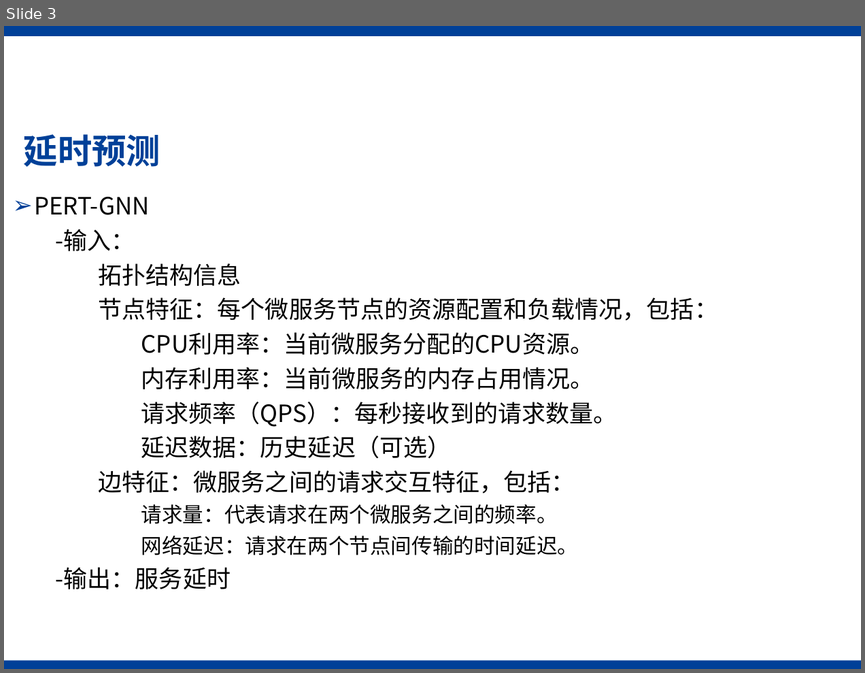
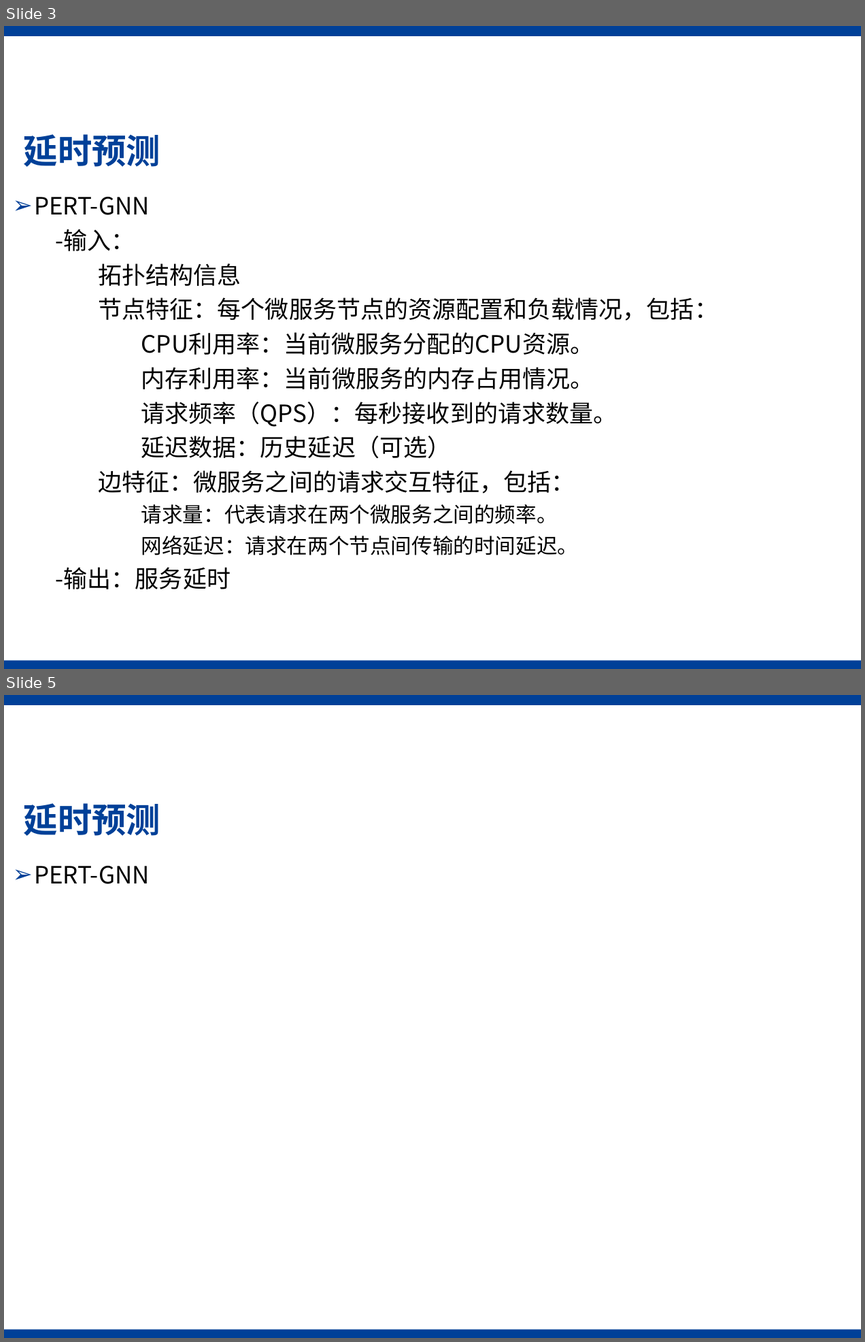
Before and after one commit to SJTUFly/Cloud-Space, a slide deck: Hestia/Hestia进展.pptx. Shown one above the other, each under a label of ours: slide 3 before the commit, slides 3 and 5 after it; the slides between them are not shown. The pictures are 865x673 and 865x1342 pixels, drawn with LibreOffice and Linux fonts; fonts in the diff are those of the drawing; background and template pictures are left out. Boxes give left, top, right and bottom in pixels: in the first picture for what was removed or moved away, otherwise in the second. Text is boxed around its words. In the diff, an @@ line names an element or a change of style, - is before the commit and + after.

```diff
--- a/Hestia/Hestia进展.pptx
+++ b/Hestia/Hestia进展.pptx
@@ slide 5 added at <box>4,695,861,1338</box>, background #FFFFFF; not listed: 2 template elements that a slide beside it also shows @@
@@ title added at <box>24,803,161,836</box>, 28.8 pt, text #004098, bold @@
+  延时预测
@@ text added at <box>34,866,150,884</box>, 20 pt, text #000000 @@
+➢ PERT-GNN
```
Also in this commit, not shown: 1 slide changed, 4 other files.
